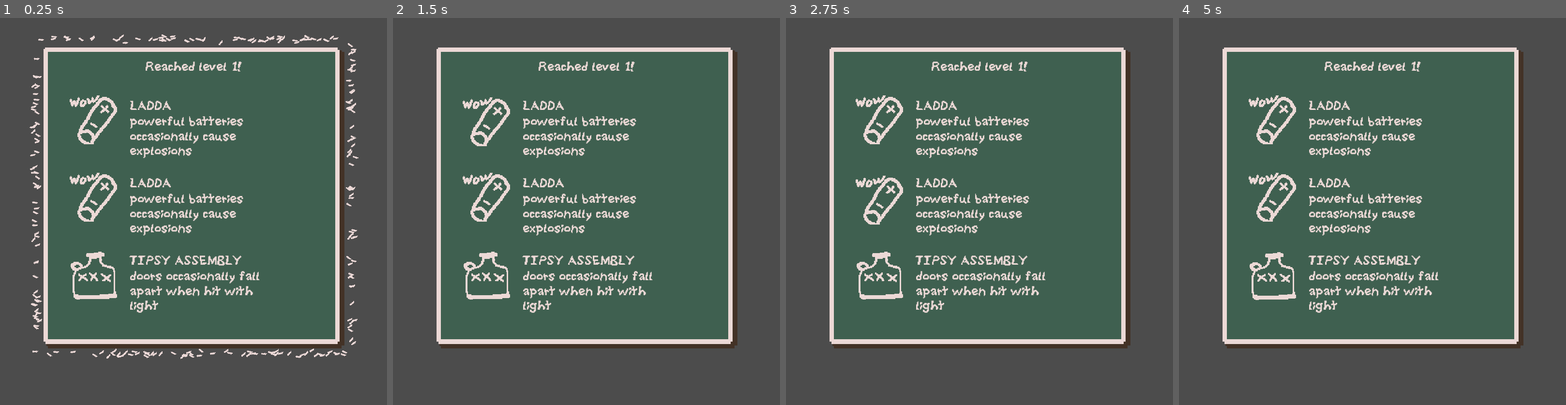
Above: before the commit, frames 1-4 (left to right).
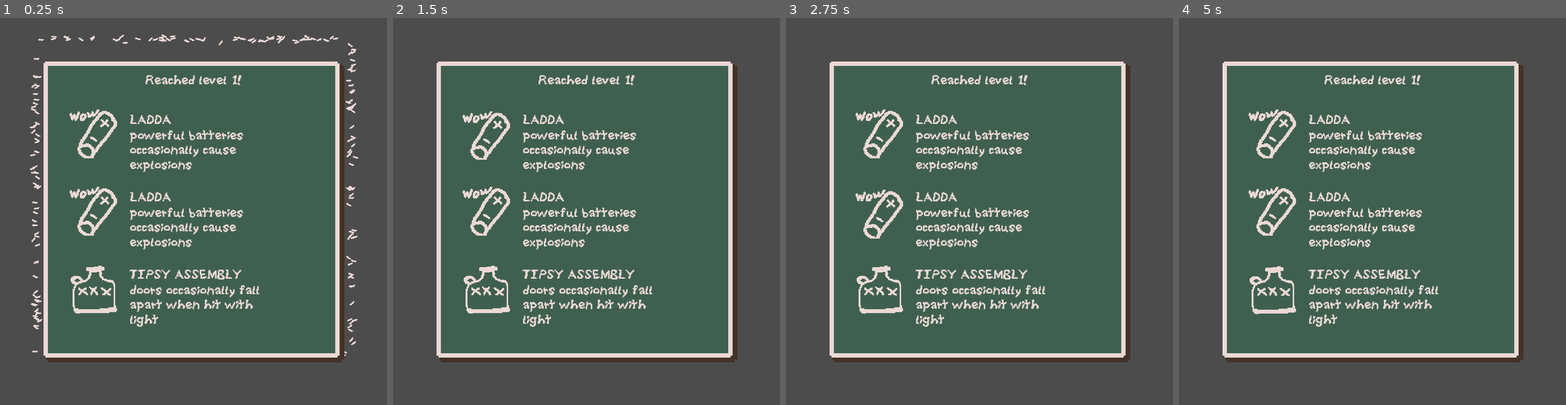
Above: after the commit, the same moments.

Repository: nolenroyalty/flashlight-survivors
Game: Godot game, scene res://ui/UpgradeDialogue.tscn
Two runs of this game, one before a commit and one after it. Both use one fixed random seed, a clock stepped at 60 frames per second and the inputs below. This scene is started directly instead of the project's main scene.
Inputs (mouse positions are in pixels of both pictures, inside the frame that each line leads up to; where the layout moved, square brackets give the same spot in the first picture):
- Up to frame 1 (0.25 s): no input
- Up to frame 2 (1.5 s): move the mouse to (671, 192) at 0.52 s; hold D (player_right) 0.53-1.25 s; click (563, 134) [563, 118] at 1.25 s
- Up to frame 3 (2.75 s): click (956, 196) at 2.02 s
- Up to frame 4 (5 s): click (1349, 211) at 2.77 s; click (1349, 273) at 3.52 s; click (1349, 288) at 4.27 s

The runs differ from the first frame. In frame 1, 12% of the frame differs, in the area x 11-89%, y 7-89%; in frame 2, 13%; in frame 3, 13%; in frame 4, 13%.

Commit message:
better background color

Diff:
--- a/Main.tscn
+++ b/Main.tscn
@@ -18,7 +18,7 @@
 [node name="Background" type="ColorRect" parent="Background"]
 margin_right = 500.0
 margin_bottom = 500.0
-color = Color( 0.247059, 0.376471, 0.313726, 1 )
+color = Color( 0.341176, 0.337255, 0.278431, 1 )
 
 [node name="Player" parent="." instance=ExtResource( 2 )]
 position = Vector2( 247, 237 )
--- a/ui/UpgradeDialogue.tscn
+++ b/ui/UpgradeDialogue.tscn
@@ -258,9 +258,9 @@
 anchor_right = 0.5
 anchor_bottom = 0.5
 margin_left = -194.0
-margin_top = -212.0
+margin_top = -194.0
 margin_right = 195.0
-margin_bottom = 177.0
+margin_bottom = 195.0
 rect_scale = Vector2( 0.1, 0.1 )
 rect_pivot_offset = Vector2( 195, 195 )
 texture = ExtResource( 2 )
